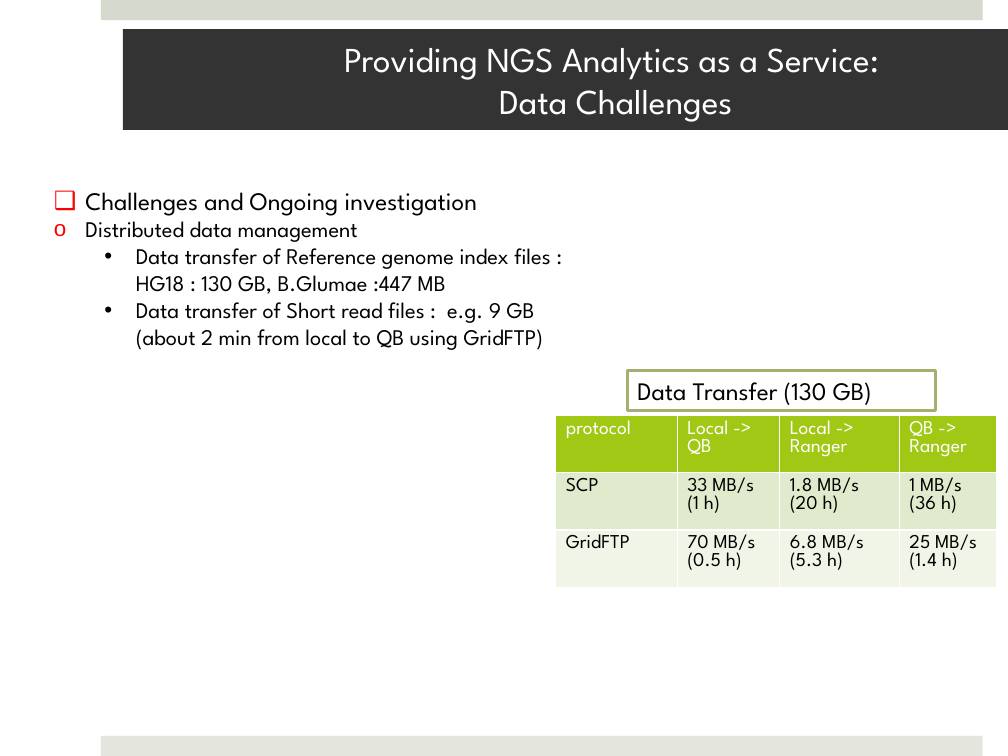
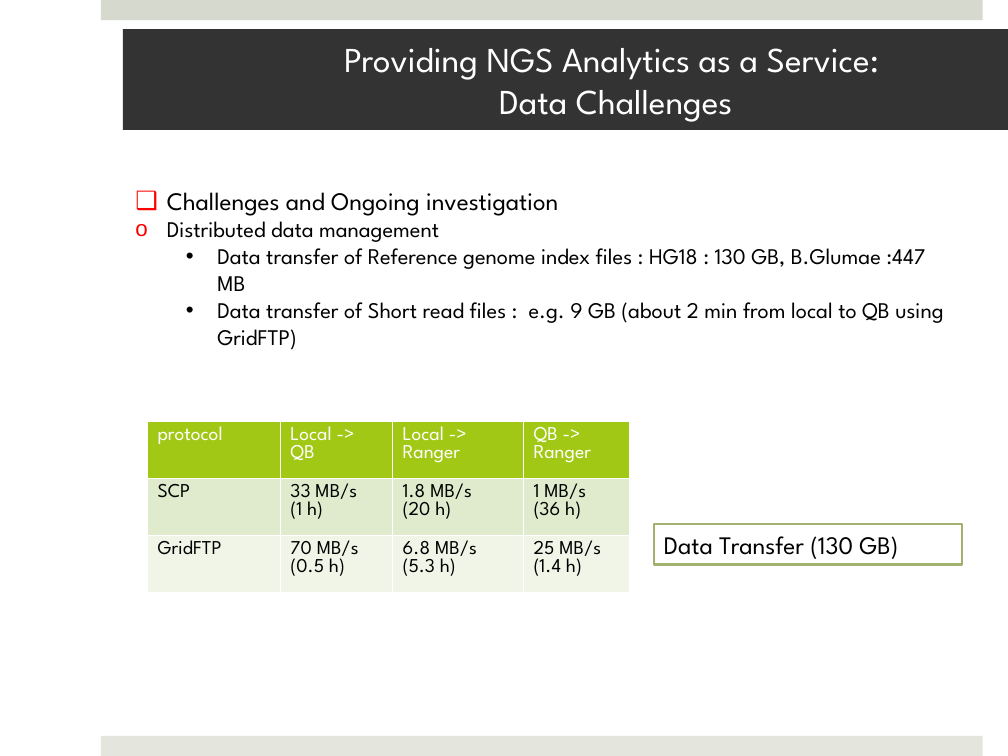
Before and after one commit to saga-project/saga-cpp-legacy-projects, a slide deck: slide 28 of saga-talks/abstractions_for_ls-microsoft.pptx. Drawn at 1008x756 pixels with LibreOffice and Linux fonts; fonts in the diff are those of the drawing; background and template pictures are left out. Boxes give left, top, right and bottom in pixels: in the first picture for what was removed or moved away, otherwise in the second. Text is boxed around its words. In the diff, an @@ line names an element or a change of style, - is before the commit and + after.

```diff
--- a/saga-talks/abstractions_for_ls-microsoft.pptx
+++ b/saga-talks/abstractions_for_ls-microsoft.pptx
@@ text "Challenges and Ongoing investigation" rewrapped from [85, 192, 551, 350] to [167, 192, 943, 350] @@
@@ table: place and size @@
-table at [555, 415, 996, 587]
+table at [147, 421, 630, 593]
@@ rectangle "Data Transfer (130 GB)": place and size @@
-rectangle "Data Transfer (130 GB)" at [627, 370, 935, 410]
+rectangle "Data Transfer (130 GB)" at [654, 524, 963, 564]
```
Also in this commit, not shown: 11 other slides changed, 2 slides added, 4 slides removed.
